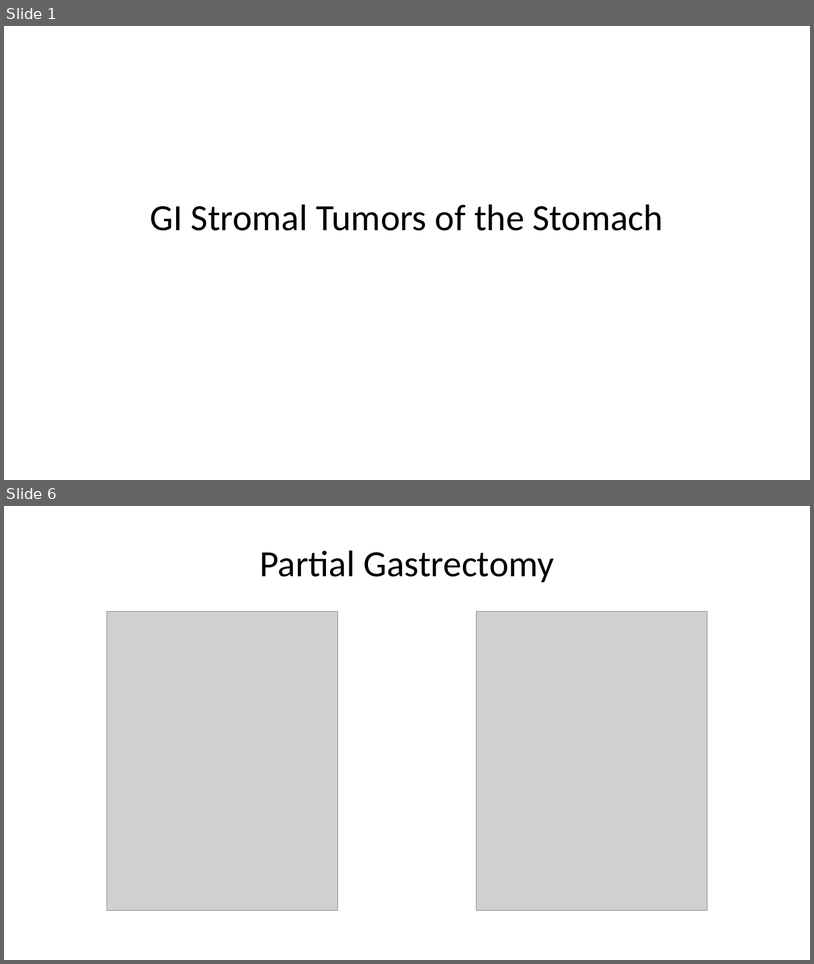
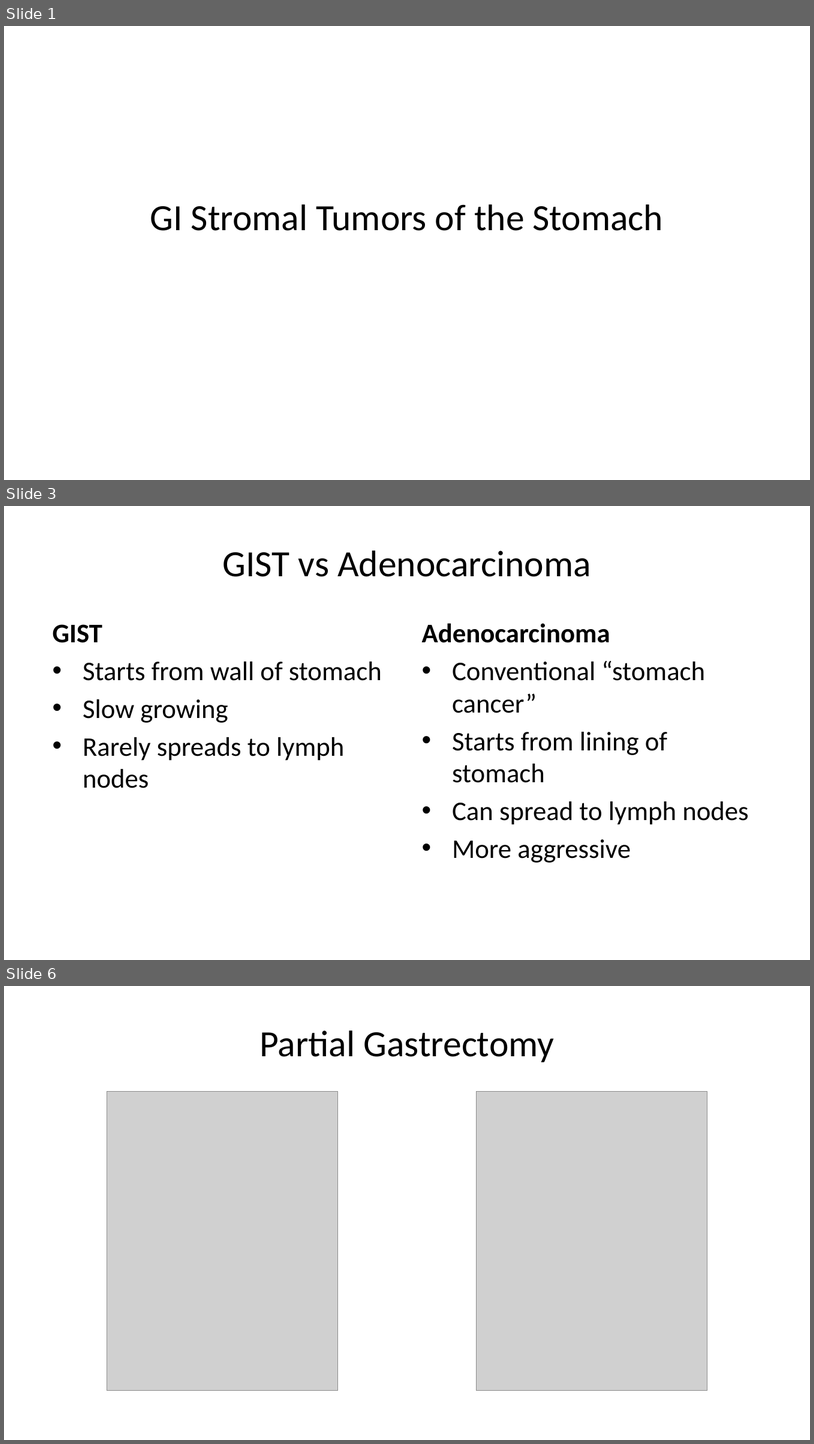
Before and after one commit to jcsalo/patient_education, a slide deck: lci_gist.pptx. Shown one above the other, each under a label of ours: slides 1 and 6 before the commit, slides 1, 3 and 6 after it; the slides between them are not shown. The pictures are 814x964 and 814x1444 pixels, drawn with LibreOffice and Linux fonts; fonts in the diff are those of the drawing; grey boxes stand for pictures. Boxes give left, top, right and bottom in pixels: in the first picture for what was removed or moved away, otherwise in the second. Text is boxed around its words. In the diff, an @@ line names an element or a change of style, - is before the commit and + after.

```diff
--- a/lci_gist.pptx
+++ b/lci_gist.pptx
@@ slide 3 added at (x1=4, y1=506, x2=810, y2=960), background #FFFFFF @@
@@ title added at (x1=223, y1=550, x2=591, y2=577), 33 pt, text #000000 @@
+GIST vs Adenocarcinoma
@@ text added at (x1=53, y1=624, x2=382, y2=788), 24 pt, text #000000 @@
+GIST
+• Starts from wall of stomach
+• Slow growing
+• Rarely spreads to lymph nodes
@@ text added at (x1=422, y1=623, x2=749, y2=862), 24 pt, text #000000 @@
+Adenocarcinoma
+• Conventional “stomach cancer”
+• Starts from lining of stomach
+• Can spread to lymph nodes
+• More aggressive
```
Also in this commit, not shown: 6 slides changed, 2 other slides added, 3 slides removed, 50 other files.
